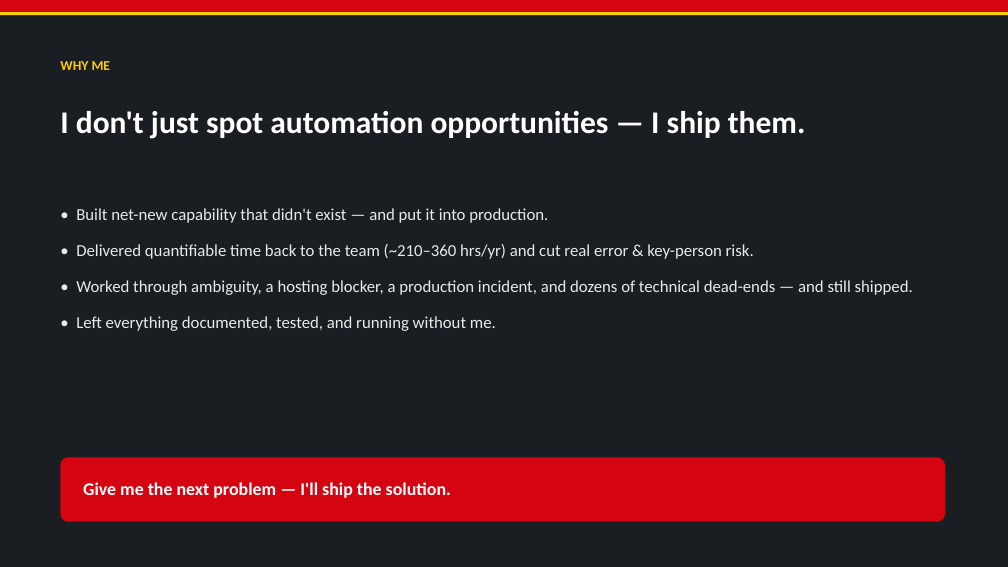
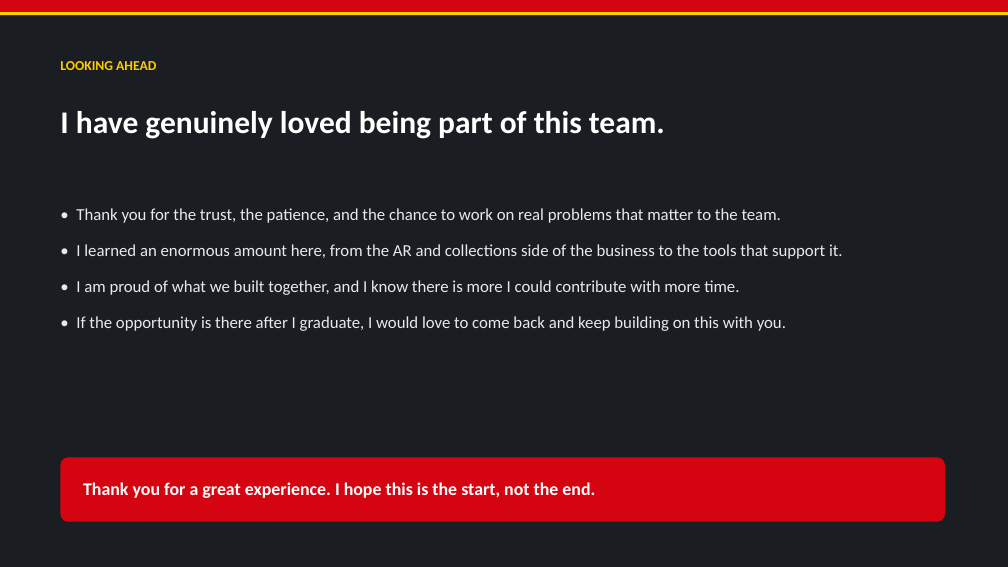
Before and after one commit to jkadadihi/Power-BI-, a slide deck: slide 13 of docs/AMKAD_Internship_Presentation.pptx. Drawn at 1008x567 pixels with LibreOffice and Linux fonts; fonts in the diff are those of the drawing. Boxes give left, top, right and bottom in pixels: in the first picture for what was removed or moved away, otherwise in the second. Text is boxed around its words. In the diff, an @@ line names an element or a change of style, - is before the commit and + after.

```diff
--- a/docs/AMKAD_Internship_Presentation.pptx
+++ b/docs/AMKAD_Internship_Presentation.pptx
@@ text at (60, 61, 156, 70): text changed @@
-WHY ME
+LOOKING AHEAD
@@ text at (60, 111, 665, 139): text changed @@
-I don't just spot automation opportunities — I ship them.
+I have genuinely loved being part of this team.
@@ text at (76, 208, 843, 331): text changed @@
-• Built net-new capability that didn't exist — and put it into production.
-• Delivered quantifiable time back to the team (~210–360 hrs/yr) and cut real error & key-person risk.
-• Worked through ambiguity, a hosting blocker, a production incident, and dozens of technical dead-ends — and still shipped.
-• Left everything documented, tested, and running without me.
+• Thank you for the trust, the patience, and the chance to work on real problems that matter to the team.
+• I learned an enormous amount here, from the AR and collections side of the business to the tools that support it.
+• I am proud of what we built together, and I know there is more I could contribute with more time.
+• If the opportunity is there after I graduate, I would love to come back and keep building on this with you.
@@ text at (83, 482, 595, 498): text changed @@
-Give me the next problem — I'll ship the solution.
+Thank you for a great experience. I hope this is the start, not the end.
```
Also in this commit, not shown: 12 other slides changed, 1 other file.
